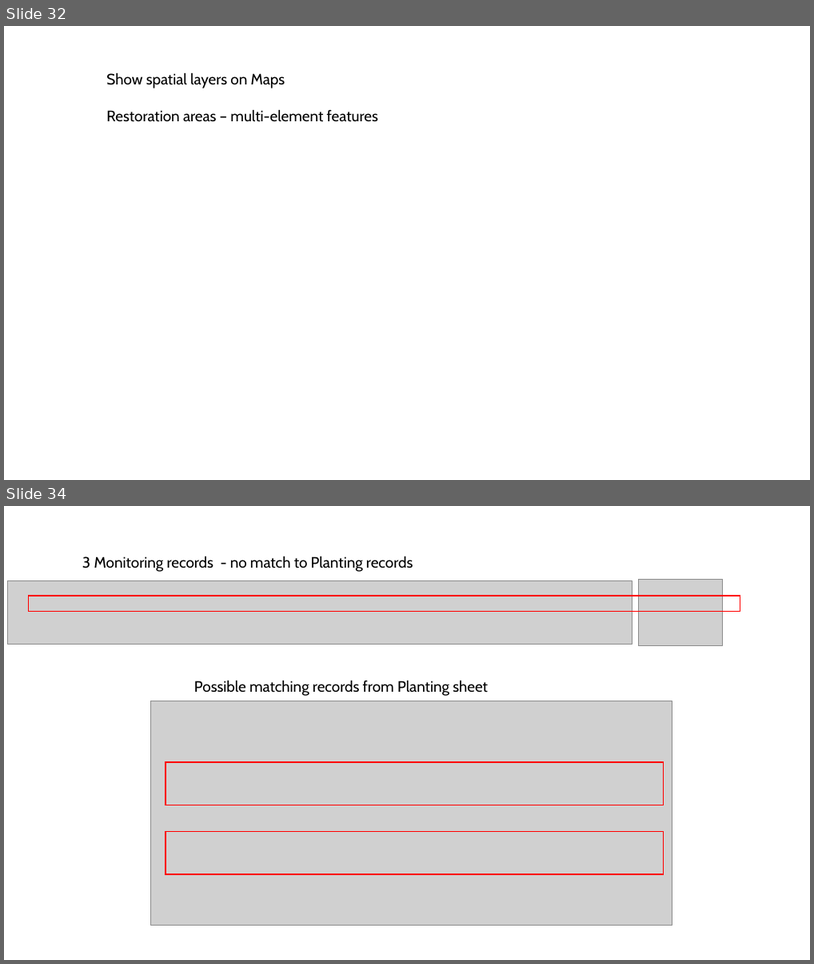
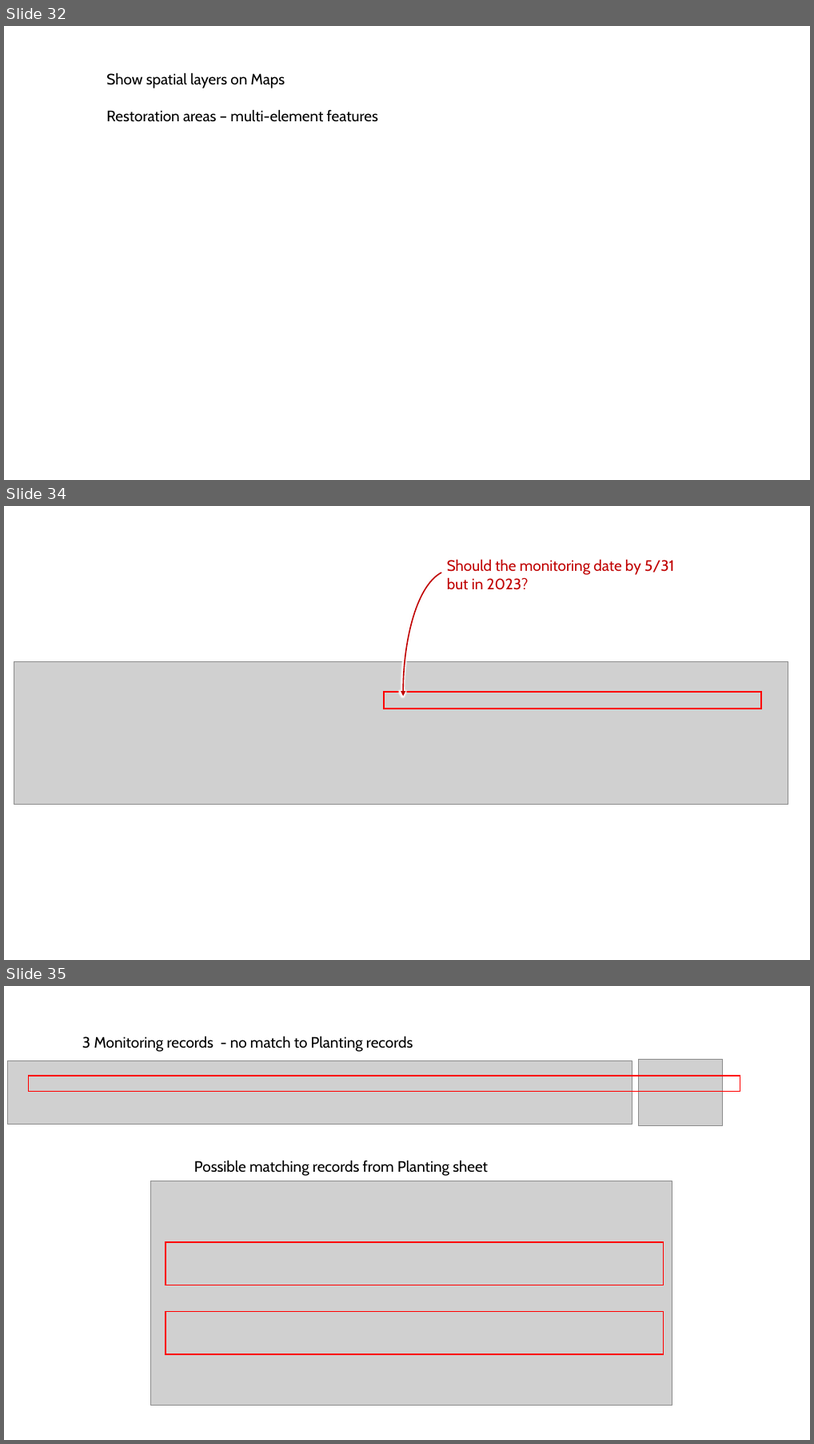
Before and after one commit to WA-Nearshore/seagrass-restoration-processing, a slide deck: docs/seagrass_restoration_storymap_notes.pptx. Shown one above the other, each under a label of ours: slides 32 and 34 before the commit, slides 32, 34 and 35 after it; the slides between them are not shown. The pictures are 814x964 and 814x1444 pixels, drawn with LibreOffice and Linux fonts; fonts in the diff are those of the drawing; grey boxes stand for pictures. Boxes give left, top, right and bottom in pixels: in the first picture for what was removed or moved away, otherwise in the second. Text is boxed around its words. In the diff, an @@ line names an element or a change of style, - is before the commit and + after.

Commit message:
Tracing warning when making monitoring graphs - monitoring date preceds plantings date.

```diff
--- a/docs/seagrass_restoration_storymap_notes.pptx
+++ b/docs/seagrass_restoration_storymap_notes.pptx
@@ slide 34 added at (4, 506, 810, 960), background #FFFFFF @@
@@ group added at (14, 559, 789, 804): 1 picture, 1 rectangle, 1 text, 1 freeform shape @@
+Should the monitoring date by 5/31 but in 2023?
@@ what was slide 34 is now slide 35 @@
```
Also in this commit, not shown: 1 slide changed, 2 other files.
